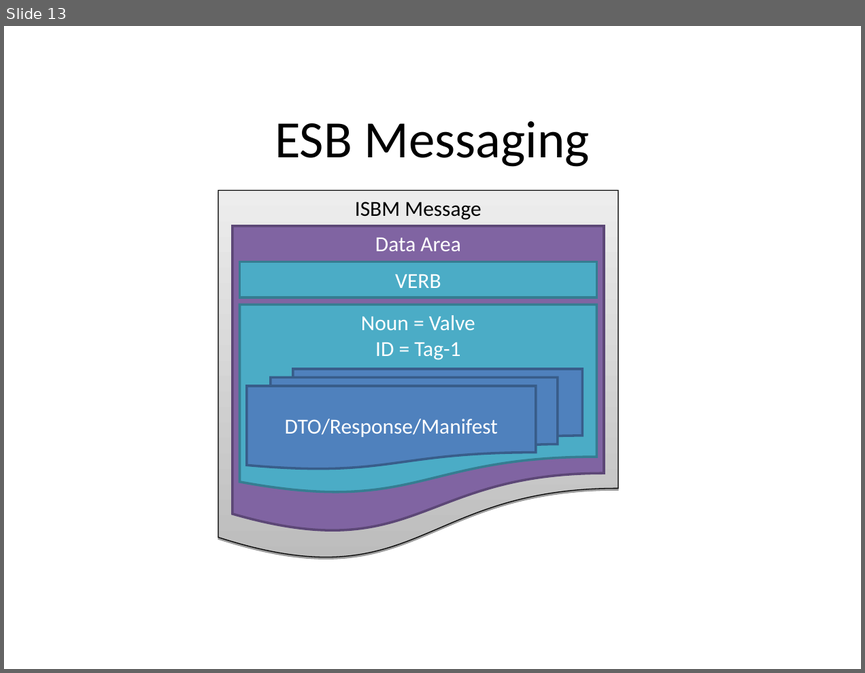
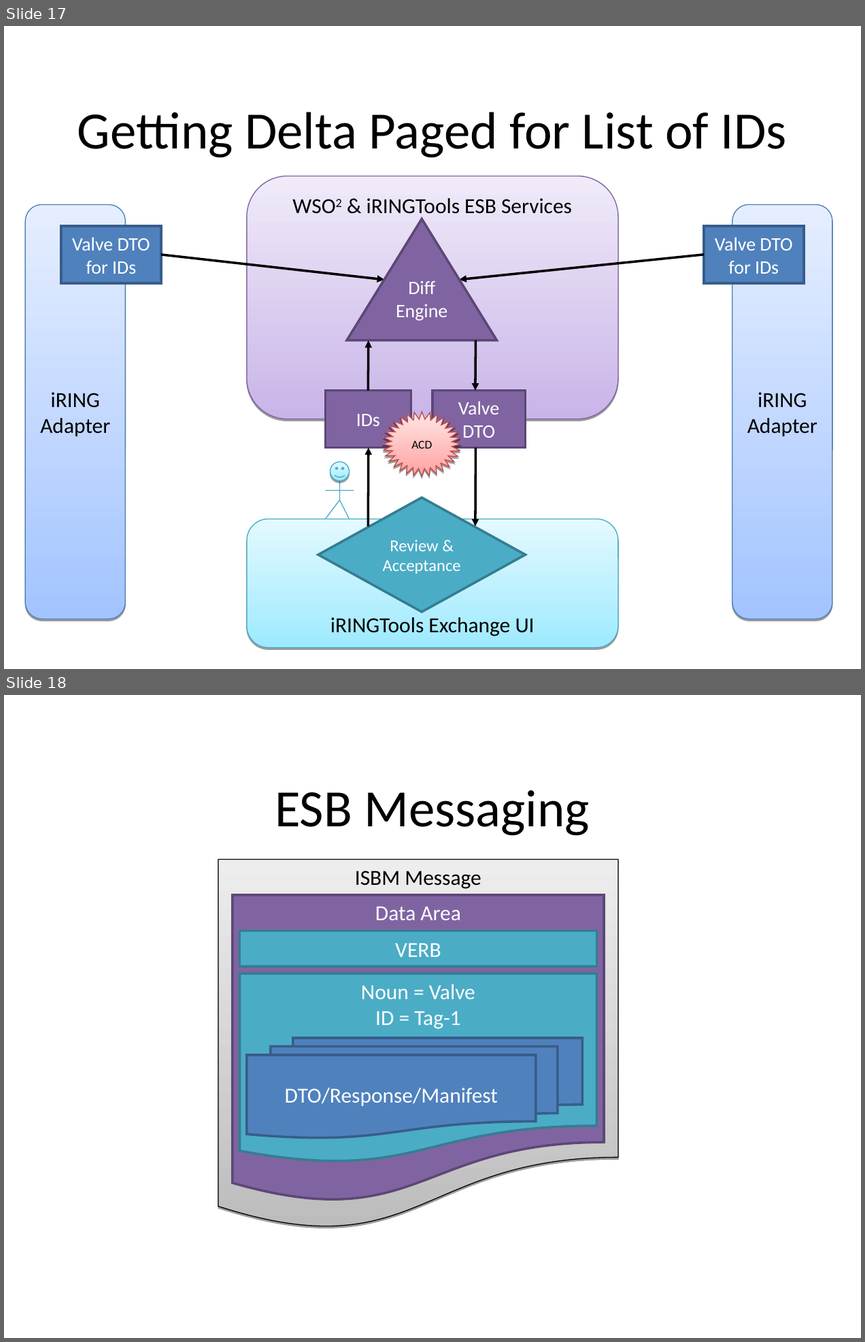
Before and after one commit to heyena/iring-tools, a slide deck: branches/ports/java/documents/iRINGTools ESB.ppt. Shown one above the other, each under a label of ours: slide 13 before the commit, slides 17 and 18 after it. The pictures are 865x673 and 865x1342 pixels, drawn with LibreOffice and Linux fonts; fonts in the diff are those of the drawing. Boxes give left, top, right and bottom in pixels: in the first picture for what was removed or moved away, otherwise in the second. Text is boxed around its words. In the diff, an @@ line names an element or a change of style, - is before the commit and + after.

```diff
--- a/branches/ports/java/documents/iRINGTools ESB.ppt
+++ b/branches/ports/java/documents/iRINGTools ESB.ppt
@@ slide 17 added at box(4, 26, 861, 669), background #FFFFFF @@
@@ title added at box(77, 112, 787, 158), 44 pt, text #000000 @@
+Getting Delta Paged for List of IDs
@@ rounded rectangle added at box(247, 176, 617, 418), fill gradient #C9B5E8 to #F0EAF9, outline #7D60A0 0.74 pt, 18 pt, text #000000 @@
+WSO2 & iRINGTools ESB Services
@@ freeform shape added at box(26, 204, 126, 618), fill gradient #A3C4FF to #E5EEFF, outline #4A7EBB 0.74 pt, 18 pt, text #000000 @@
+iRING Adapter
@@ freeform shape added at box(732, 204, 832, 618), fill gradient #A3C4FF to #E5EEFF, outline #4A7EBB 0.74 pt, 18 pt, text #000000 @@
+iRING Adapter
@@ rectangle added at box(61, 226, 162, 283), fill #4F81BD, outline #385D8A 2.01 pt, 16 pt, text #FFFFFF @@
+Valve DTO
+for IDs
@@ triangle added at box(347, 219, 496, 340), fill #8064A2, outline #5C4776 2.01 pt, 16 pt, text #FFFFFF @@
+Diff Engine
@@ rectangle added at box(704, 226, 804, 283), fill #4F81BD, outline #385D8A 2.01 pt, 16 pt, text #FFFFFF @@
+Valve DTO for IDs
@@ arrow added from (161, 254) to (384, 280), #000000 2.01 pt @@
@@ arrow added from (704, 254) to (459, 280), #000000 2.01 pt @@
@@ arrow added from (368, 390) to (368, 340), #000000 2.01 pt @@
@@ arrow added from (475, 340) to (475, 390), #000000 2.01 pt @@
@@ rectangle added at box(325, 390, 411, 448), fill #8064A2, outline #5C4776 2.01 pt, 16 pt, text #FFFFFF @@
+IDs
@@ rectangle added at box(432, 390, 525, 448), fill #8064A2, outline #5C4776 2.01 pt, 16 pt, text #FFFFFF @@
+Valve
+DTO
@@ freeform shape added at box(383, 412, 462, 476), fill gradient #FFA2A1 to #FFE5E5, outline #BE4B48 0.74 pt, 10 pt, text #000000 @@
+ACD
@@ arrow added from (368, 526) to (368, 448), #000000 2.01 pt @@
@@ arrow added from (475, 448) to (475, 526), #000000 2.01 pt @@
@@ group added at box(325, 461, 354, 518): 5 lines, 1 smiley face @@
@@ diamond added at box(318, 497, 526, 611), fill #4BACC6, outline #357D91 2.01 pt, 14 pt, text #FFFFFF @@
+Review & Acceptance
@@ rounded rectangle added at box(247, 518, 617, 648), fill gradient #9EEAFF to #E4F9FF, outline #46AAC5 0.74 pt, 18 pt, text #000000 @@
+iRINGTools Exchange UI
@@ what was slide 13 is now slide 18 @@
```
Also in this commit, not shown: 3 slides changed, 5 other slides added.
